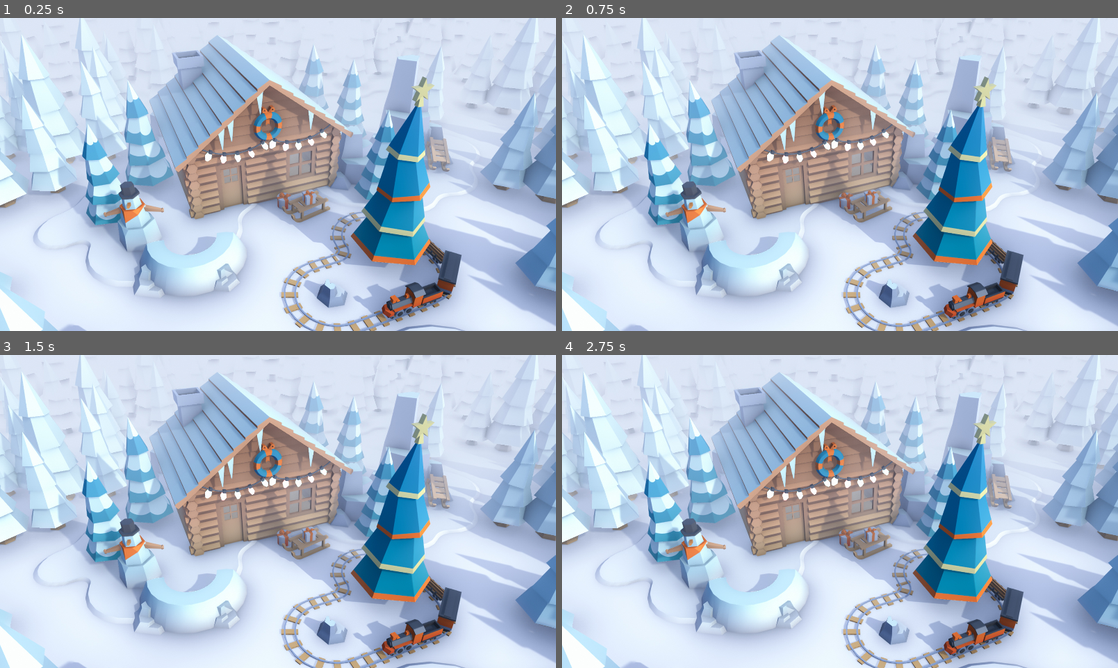
Above: before the commit, frames 1-4 (two rows, left to right).
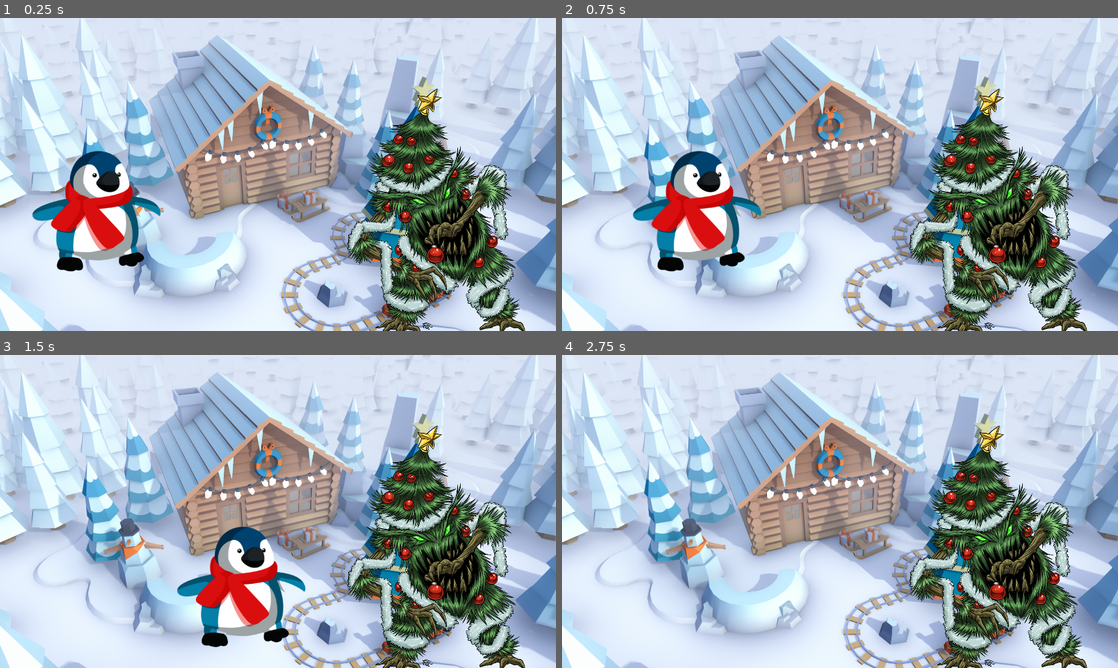
Above: after the commit, the same moments.

Repository: Travisbui/FInal-Exam
Game: Godot game, scene res://world.tscn
Same seed, same stepped clock (60 frames per second), same inputs: the game is played once before the commit and once after it. Before the commit the project has no main scene; this scene is started directly in both runs.
Inputs:
- Up to frame 1 (0.25 s): no input
- Up to frame 2 (0.75 s): tap Enter at 0.5 s; hold D (move_right) from 0.53 s (still down)
- Up to frame 3 (1.5 s): release D (move_right) at 1.28 s; hold S (move_down) from 1.28 s (still down)
- Up to frame 4 (2.75 s): release S (move_down) at 2.03 s; hold D (move_right) from 2.03 s (still down)

The runs differ from the first frame. In frame 1, 18% of the frame differs, in the area x 5-95%, y 22-100%; in frame 2, 18%; in frame 3, 18%; in frame 4, 13%.

Commit message:
collision setup

Diff:
--- a/Player.gd
+++ b/Player.gd
@@ -15,3 +15,8 @@
 	if velocity.length() > 0:
 		velocity = velocity.normalized() * Speed
 		position += velocity * delta
+
+
+
+func _on_body_entered(body):
+	hide()
--- a/enemy.tscn
+++ b/enemy.tscn
@@ -2,13 +2,18 @@
 
 [ext_resource type="Texture2D" uid="uid://clwpo83yorvtm" path="res://assets/enemy.png" id="1_reel2"]
 
-[sub_resource type="CircleShape2D" id="CircleShape2D_r6ccs"]
+[sub_resource type="RectangleShape2D" id="RectangleShape2D_65fr1"]
+size = Vector2(529.167, 518)
 
 [node name="Enemy" type="RigidBody2D"]
 gravity_scale = 2.66454e-15
 
 [node name="CollisionShape2D" type="CollisionShape2D" parent="."]
-shape = SubResource("CircleShape2D_r6ccs")
+position = Vector2(10.5, 0)
+scale = Vector2(0.719999, 1)
+shape = SubResource("RectangleShape2D_65fr1")
 
 [node name="Sprite2D" type="Sprite2D" parent="."]
+scale = Vector2(0.5, 0.5)
 texture = ExtResource("1_reel2")
+flip_h = true
--- a/player.tscn
+++ b/player.tscn
@@ -7,6 +7,7 @@
 size = Vector2(291, 278)
 
 [node name="Player" type="Area2D"]
+scale = Vector2(0.5, 0.5)
 script = ExtResource("1_o58wu")
 
 [node name="CollisionShape2D" type="CollisionShape2D" parent="."]
@@ -15,3 +16,6 @@
 
 [node name="Sprite2D" type="Sprite2D" parent="."]
 texture = ExtResource("2_w1mn2")
+flip_h = true
+
+[connection signal="body_entered" from="." to="." method="_on_body_entered"]
--- a/project.godot
+++ b/project.godot
@@ -11,6 +11,7 @@
 [application]
 
 config/name="Final-Exam"
+run/main_scene="res://world.tscn"
 config/features=PackedStringArray("4.1", "Forward Plus")
 
 [display]
@@ -29,13 +30,13 @@
 "events": [Object(InputEventKey,"resource_local_to_scene":false,"resource_name":"","device":-1,"window_id":0,"alt_pressed":false,"shift_pressed":false,"ctrl_pressed":false,"meta_pressed":false,"pressed":false,"keycode":0,"physical_keycode":68,"key_label":0,"unicode":100,"echo":false,"script":null)
 ]
 }
+move_down={
+"deadzone": 0.5,
+"events": [Object(InputEventKey,"resource_local_to_scene":false,"resource_name":"","device":-1,"window_id":0,"alt_pressed":false,"shift_pressed":false,"ctrl_pressed":false,"meta_pressed":false,"pressed":false,"keycode":0,"physical_keycode":83,"key_label":0,"unicode":115,"echo":false,"script":null)
+]
+}
 move_up={
 "deadzone": 0.5,
 "events": [Object(InputEventKey,"resource_local_to_scene":false,"resource_name":"","device":-1,"window_id":0,"alt_pressed":false,"shift_pressed":false,"ctrl_pressed":false,"meta_pressed":false,"pressed":false,"keycode":0,"physical_keycode":87,"key_label":0,"unicode":119,"echo":false,"script":null)
 ]
 }
-move_down={
-"deadzone": 0.5,
-"events": [Object(InputEventKey,"resource_local_to_scene":false,"resource_name":"","device":-1,"window_id":0,"alt_pressed":false,"shift_pressed":false,"ctrl_pressed":false,"meta_pressed":false,"pressed":false,"keycode":0,"physical_keycode":83,"key_label":0,"unicode":115,"echo":false,"script":null)
-]
-}
--- a/world.tscn
+++ b/world.tscn
@@ -1,6 +1,8 @@
-[gd_scene load_steps=2 format=3 uid="uid://duemjd0qhekrw"]
+[gd_scene load_steps=4 format=3 uid="uid://duemjd0qhekrw"]
 
 [ext_resource type="Texture2D" uid="uid://bwmny50vdxvr1" path="res://assets/wallpaperCabin.jpg" id="1_85gfb"]
+[ext_resource type="PackedScene" uid="uid://jk7ny8nx2x7j" path="res://player.tscn" id="2_m45qi"]
+[ext_resource type="PackedScene" uid="uid://d1wl5h4o7wm3v" path="res://enemy.tscn" id="3_ealbo"]
 
 [node name="World" type="Node2D"]
 
@@ -8,3 +10,11 @@
 scale = Vector2(0.61, 0.61)
 texture = ExtResource("1_85gfb")
 centered = false
+
+[node name="Player" parent="." instance=ExtResource("2_m45qi")]
+position = Vector2(200, 400)
+scale = Vector2(0.946043, 0.929935)
+
+[node name="Enemy" parent="." instance=ExtResource("3_ealbo")]
+position = Vector2(900, 400)
+scale = Vector2(0.972812, 0.961928)
